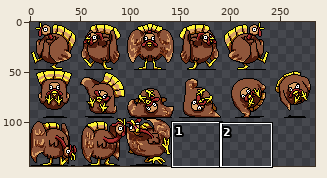
Two states of a sprite sheet, Turkey Punch/Assets/Resources/Sprites/TurkeySpritesheet.png. Above, an overview of the earlier version with the close-up marked.
Close-up. Old version:
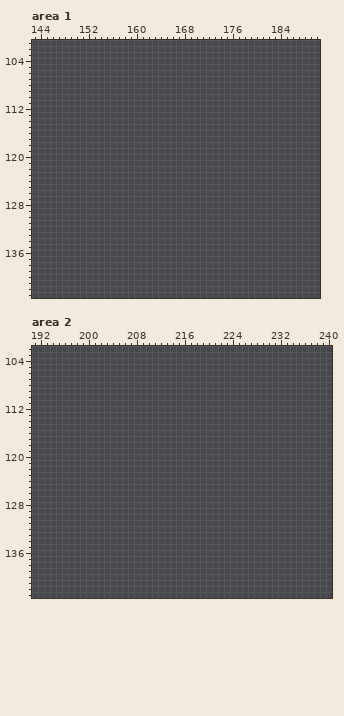
The file is 2016x1008 pixels, drawn in blocks of 7x7; one block is one cell here. Shown: area 1: x 143..190, y 101..143; area 2: x 191..240, y 102..143. The wide view leaves out empty margins.
Once edited:
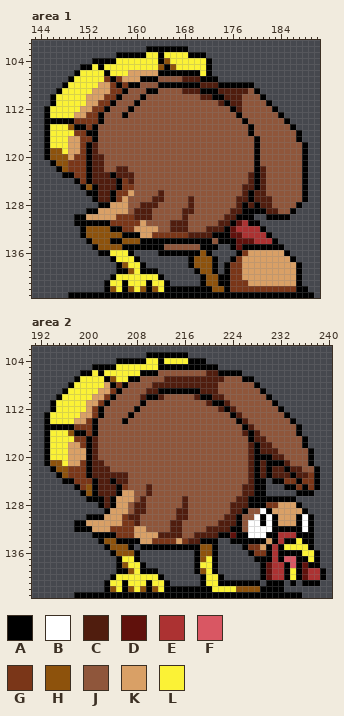
Palette (. is transparent): A #000000  B #ffffff  C #501d0e  D #60110c  E #ac3232  F #d95763  G #7a3618  H #8d520c  J #8f563b  K #d9a066  L #fbf236
Author's note on the commit: Ostrich Turkey This turkey thinks it’s an ostrich
Change:
--- area 1
@@ x 143..190 @@
 101 ................................................
-102 ................................................
-103 ................................................
-104 ................................................
-105 ................................................
-106 ................................................
-107 ................................................
-108 ................................................
-109 ................................................
-110 ................................................
-111 ................................................
-112 ................................................
-113 ................................................
-114 ................................................
-115 ................................................
-116 ................................................
-117 ................................................
-118 ................................................
-119 ................................................
-120 ................................................
-121 ................................................
-122 ................................................
-123 ................................................
-124 ................................................
-125 ................................................
-126 ................................................
-127 ................................................
-128 ................................................
-129 ................................................
-130 ................................................
-131 ................................................
-132 ................................................
-133 ................................................
-134 ................................................
-135 ................................................
-136 ................................................
-137 ................................................
-138 ................................................
-139 ................................................
-140 ................................................
-141 ................................................
-142 ................................................
-143 ................................................
+102 ...................AAAAAAA......................
+103 ..............AAAAALLALLLLAAA...................
+104 ..........AAAALLLLLLLAHLLLLLLA..................
+105 ........AALALLLLLLLLLHAHLLLLLA..................
+106 .......ALLLLALLLKKKKKAAAAAAALA..................
+107 ......ALLLLLGAGKKKAAAJJJJCCCAAA.................
+108 .....ALLLLLKKGAGAAJJJAAAAAAACCCAAAAAA...........
+109 ....ALLLLLKKKGGAJJJAAJJJJCCCAAACCCCCJA..........
+110 ...ALLLLLKKKGGAJJJAJJJJJJJJJCCAACCCJJJA.........
+111 ...ALLLLLKKGGAJJJAJJJJJJJJJJJJJCACCJJJJA........
+112 ..ALLLLLKKGGAJJJAJJJJJJJJJJJJJJJJACJJJJJA.......
+113 ..ALLLLKKGGAJJJAJJJJJJJJJJJJJJJJJJAJJJJJJA......
+114 ..AAAAAGGGGAJJJJJJJJJJJJJJJJJJJJJJJAJJJJJJA.....
+115 ..ALLLHAAGAJJJJJJJJJJJJJJJJJJJJJJJJJAJJJJJJA....
+116 ..ALLLLGGAAJJJJJJJJJJJJJJJJJJJJJJJJJAJJJJJJJA...
+117 ..ALLLKKGGAJJJJJJJJJJJJJJJJJJJJJJJJJJAJJJJJJA...
+118 ..ALLLKKGACJJJJJJJJJJJJJJJJJJJJJJJJJJAJJJJJJJA..
+119 ..AHHLKKGACJJJJJJJJJJJJJJJJJJJJJJJJJJAJJJJJJJA..
+120 ..AHHHKGGACCJJJJJJJJJJJJJJJJJJJJJJJJJAJJJJJJJA..
+121 ...AHHGGGACCJJJJJJJJJJJJJJJJJJJJJJJJJAJJJJJJJA..
+122 ....AHGGGACCJJCCJJJJJJJJJJJJJJJJJJJJJACJJJJJJA..
+123 .....AAGGACCCACCCJJJJJJJJJJJJJJJJJJJCACJJJJJJA..
+124 .......AGACCCCAGCJJJJJJJJJJJJJJJJJJJCACJJJJJJA..
+125 ........AHACCCAGGJJJJJJJJJJJJJJJJJJCCACJJJJJJA..
+126 .........AACCAGGKJJJJCJJJJJJJJJJJJJCACCJJJJJJA..
+127 ..........ACCAGKJJJJCCJJJJCJJJJJJJCCACCCJJJJJA..
+128 ...........AAKKKJJCCCJJJJJCJJJJJJJCACACCJJJJA...
+129 .........AAKKKKKJCCCJJJJJCCJJJJJJCCAAAACCJJA....
+130 .......AAKKKKKGGGCCCJJJJJCJJJJJJCCAAA..AAAA.....
+131 .......AAAAAAGGGGGKJJJJCCCJJJJJCCADEAA..........
+132 ........AHHHHAAGGKKKKJJCCCJJJCCCADEEEEA.........
+133 ........AHHHHHHAAAKKGGGGGGCCCCAAADDEEEEA........
+134 .........AHHHAAHHHAAAAAAAAAAAAJAAADDDEEEA.......
+135 ..........AHHHHAAAAAAAJJJJJJAAA..ADAAAAAAA......
+136 ...........AALLLA....AAAAAAAHA....AGKKKKKKA.....
+137 .............ALLLA........AHHHA..AGKKKKKKKKA....
+138 ..............AHLLA.......AHHHA.AGGKKKKKKKKKA...
+139 ..............AAHLAAA......AHHA.AGGKKKKKKKKKA...
+140 .............ALLLLLLLA......AHHAAGGKKKKKKKKKA...
+141 ............ALLALLLALLA.....AHHAAGGGKKKKKKKKA...
+142 ............AHLAHLHAHLAAAAAAAAHHAGGGGGGGGGGGAA..
+143 ......AAAAAAAAAAAAAAAAAAAAAAAAAAAAAAAAAAAAAAAAA.
--- area 2
@@ x 191..240 @@
 102 ..................................................
-103 ..................................................
-104 ..................................................
-105 ..................................................
-106 ..................................................
-107 ..................................................
-108 ..................................................
-109 ..................................................
-110 ..................................................
-111 ..................................................
-112 ..................................................
-113 ..................................................
-114 ..................................................
-115 ..................................................
-116 ..................................................
-117 ..................................................
-118 ..................................................
-119 ..................................................
-120 ..................................................
-121 ..................................................
-122 ..................................................
-123 ..................................................
-124 ..................................................
-125 ..................................................
-126 ..................................................
-127 ..................................................
-128 ..................................................
-129 ..................................................
-130 ..................................................
-131 ..................................................
-132 ..................................................
-133 ..................................................
-134 ..................................................
-135 ..................................................
-136 ..................................................
-137 ..................................................
-138 ..................................................
-139 ..................................................
-140 ..................................................
-141 ..................................................
-142 ..................................................
-143 ..................................................
+103 ...................AAAAAAA........................
+104 ..............AAAAALLALLLLAAA.....................
+105 ..........AAAALLLLLLLAAAAAAAAAA...................
+106 ........AALALLLLLLAAAJJJJJJJJCCAAAA...............
+107 .......ALLLLAHLLAAJJJJCCCCCCCCCCJJJAA.............
+108 ......ALLLLLKAGAJJJJCCCCCCCCCCCJJJJJJA............
+109 .....ALLLLLKKGAJJJJCCAAAAAAACCCJJJJJJJA...........
+110 ....ALLLLLKKGAJJJJCAACJJJJJCAACCJJJJJJJA..........
+111 ...ALLLLLKKGAJJJJJAJJJJJJJJJJCAACJJJJJJJA.........
+112 ...ALLLLLKGAJJJJJAJJJJJJJJJJJJJCACJJJJJJJA........
+113 ..ALLLLLKKGAJJJJAJJJJJJJJJJJJJJJJACJJJJJJJA.......
+114 ..ALLLLKKGAJJJJAJJJJJJJJJJJJJJJJJJACJJJJJJJA......
+115 ..AAAAAGGGAJJJJJJJJJJJJJJJJJJJJJJJJACJJJJJJJA.....
+116 ..ALLLHAAGAJJJJJJJJJJJJJJJJJJJJJJJJCACJJJJJJA.....
+117 ..ALLLLGGACJJJJJJJJJJJJJJJJJJJJJJJJJACCJJJJJJA....
+118 ..ALLLKKGACJJJJJJJJJJJJJJJJJJJJJJJJJCACCJJJJJA....
+119 ..ALLLKKKACJJJJJJJJJJJJJJJJJJJJJJJJJCACCCJJJJJA...
+120 ..ALLLKKKACJJJJJJJJJJJJJJJJJJJJJJJJJCAAACCJJJJA...
+121 ..AHHLKKGACCJJJJJJJJJJJJJJJJJJJJJJJJCACAAACJJJA...
+122 ...AHHGGGACCCJJJJJJJJJJJJJJJJJJJJJJJCACACCACCJJA..
+123 ....AHGGGACCCCCCJJJJJJJJJJJJJJJJJJJJCACACCCACCGA..
+124 .....AAGGGACCACCJJJJJJJJJJJJJJJJJJJJCAA.AAGGAGGA..
+125 .......AGHACCCAGJJJCJJJJJJJJJJJJJJJCCAA...AAGAGA..
+126 ........AHACCCAKKJJCJJJJJJJJJJJJJJJCCAA.....AAA...
+127 .........AAACAKKKJCJJJJJJCJJJJJJJJCCAAAAAAAA......
+128 ...........ACAKKJCCJJJJJJCJJJJJJJCCCAAAGGKKKA.....
+129 ............AKKKJCCJJJJJCCJJJJJJJCCAJJBAKKKKKA....
+130 .........AAAKKKGCCJJJJJJCCJJJJJJCCAJJBABAKKKABA...
+131 .......AAKKKKKKGGCJJJJJCCJJJJJJCCCAJBBABAKKKABA...
+132 .......AAAKKKGGGGKKJJJJCCJJJJCCCCAAJBBBBAAAAABA...
+133 ..........AAAAGGGKKKKCCCCJJCCCCAADAABBBAAEEEAAA...
+134 ...........AHHAAAAKKGGGGKGCCAAA..AAAAAAKAEAALAA...
+135 ............AHHHA.AAAAAAAAAAHHA....AGGKAEALLLLA...
+136 .............AHHHA.........AHHA.....AGGAEAAAALLA..
+137 ..............ALLA.........AHLA......AAAEAFFAALA..
+138 ..............AHLLA........ALLA.......ADEEAFADAA..
+139 ..............AAHLAAA......AHLA.......ADEEALADEEA.
+140 .............ALLLLLLLA......ALLA......ADEEALADEEA.
+141 ............ALLALLLALLA.....ALLAAAAAAA.AAA.A.AAA..
+142 ............AHLAHLHAHLAAAAAAAALLLLHHHHAAAA........
+143 .......AAAAAAAAAAAAAAAAAAAAAAAAAAAAAAAAAAAAAA.....
Where, in picture pixels (left, top, right, bottom), the same in both close-ups:
added: (44, 46, 314, 298)
added: (44, 352, 326, 598)
